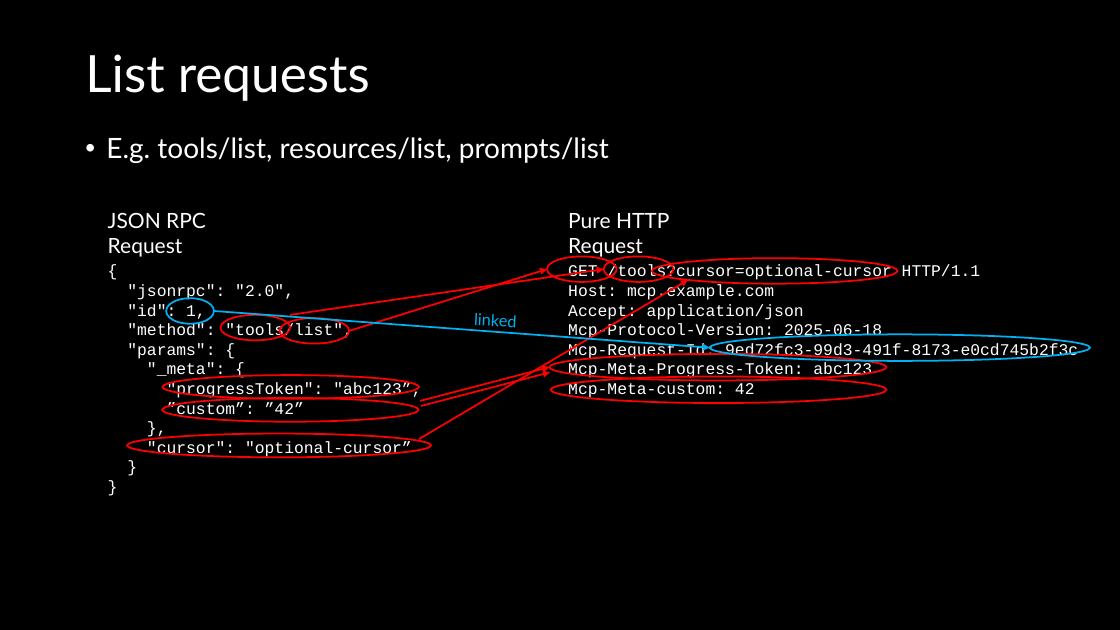
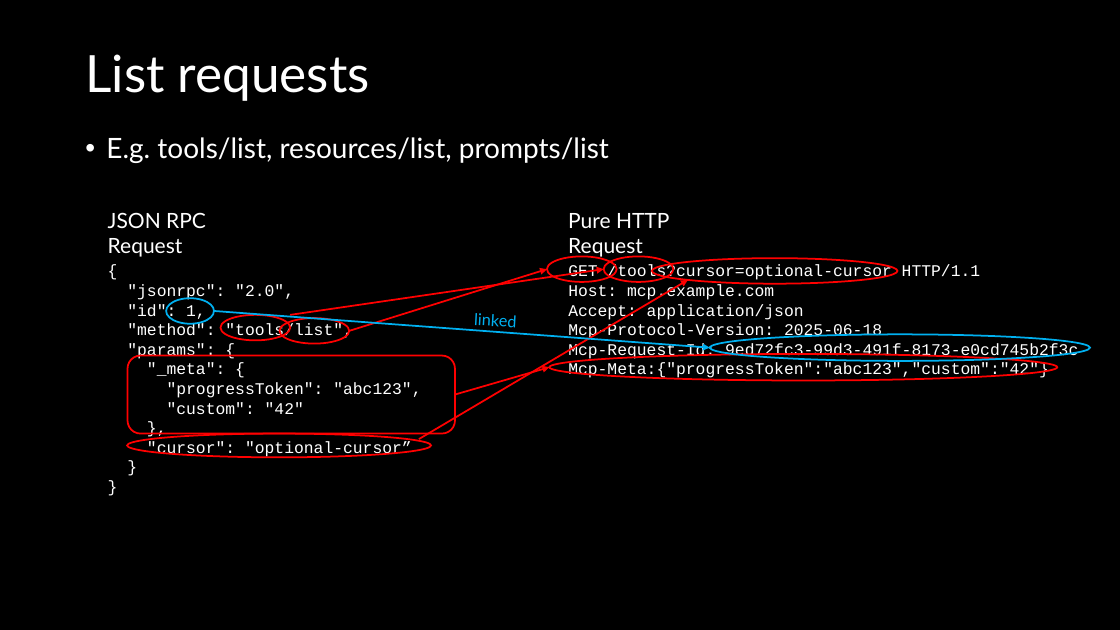
Before and after one commit to mikekistler/pure-http-transport, a slide deck: slide 4 of Pure-HTTP-Transport-for-MCP.pptx. Drawn at 1120x630 pixels with LibreOffice and Linux fonts; fonts in the diff are those of the drawing. Boxes give left, top, right and bottom in pixels: in the first picture for what was removed or moved away, otherwise in the second. Text is boxed around its words. In the diff, an @@ line names an element or a change of style, - is before the commit and + after.

Commit message:
Change to use a single header for _meta

```diff
--- a/Pure-HTTP-Transport-for-MCP.pptx
+++ b/Pure-HTTP-Transport-for-MCP.pptx
@@ rounded rectangle added at <box>128,355,455,434</box>, outline #FF0000 1.5 pt @@
@@ ellipse: place and size @@
-ellipse at <box>549,354,886,381</box>
+ellipse at <box>549,354,1058,381</box>
@@ ellipse removed at <box>162,376,418,399</box> @@
@@ text at <box>167,382,421,414</box>: text changed @@
-"progressToken": "abc123”,
-”custom”: ”42”
+"progressToken": "abc123",
+"custom": "42"
@@ arrow removed from (421, 406) to (550, 372) @@
@@ arrow moved from (420, 401) - (549, 367) to (455, 395) - (549, 367) @@
@@ ellipse removed at <box>551,376,887,403</box> @@
@@ text at <box>568,362,1049,379</box>: text changed @@
-Mcp-Meta-Progress-Token: abc123
-Mcp-Meta-custom: 42
+Mcp-Meta:{"progressToken":"abc123","custom":"42"}
@@ ellipse removed at <box>162,398,418,422</box> @@
```
Also in this commit, not shown: 1 other slide changed, 2 other files.
